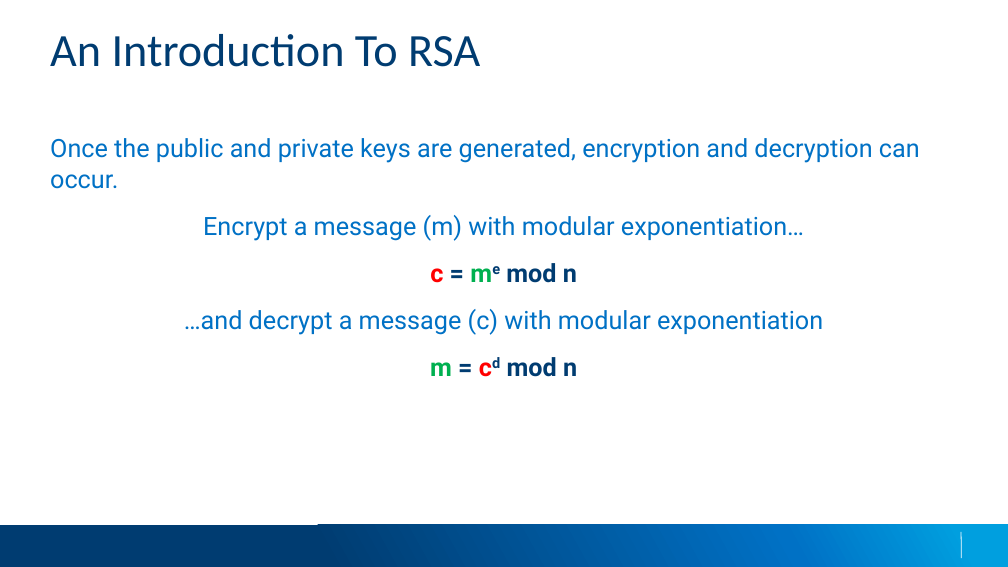
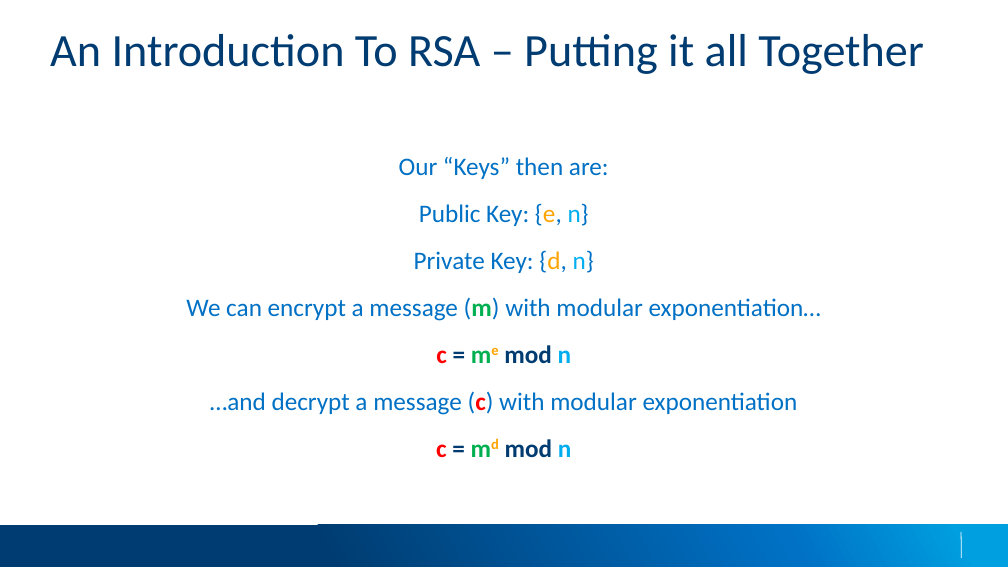
Before and after one commit to applesauce49/lincoln_high, a slide deck: slide 14 of presos/LincolnHighVisit-2023.pptx. Drawn at 1008x567 pixels with LibreOffice and Linux fonts; fonts in the diff are those of the drawing; background and template pictures are left out. Boxes give left, top, right and bottom in pixels: in the first picture for what was removed or moved away, otherwise in the second. Text is boxed around its words. In the diff, an @@ line names an element or a change of style, - is before the commit and + after.

```diff
--- a/presos/LincolnHighVisit-2023.pptx
+++ b/presos/LincolnHighVisit-2023.pptx
@@ title at (50, 34, 924, 74): text changed @@
-An Introduction To RSA
+An Introduction To RSA – Putting it all Together
@@ text "Our “Keys” then are:" at (186, 157, 821, 457): vertical alignment top to middle @@
@@ text at (186, 157, 821, 321): text changed; font Roboto to Calibri @@
-Once the public and private keys are generated, encryption and decryption can occur.
-Encrypt a message (m) with modular exponentiation…
+Our “Keys” then are:
+Public Key: {e, n}
+Private Key: {d, n}
+We can encrypt a message (m) with modular exponentiation…
@@ text at (210, 345, 798, 415): font Roboto to Calibri in "c = me mod n", "…and decrypt a message (c) with modular ..."; text colour #003C71 to #FFA300 in "me"; text colour #003C71 to #00AEEF in "n"; text colour #0071C5 to #FF0000, bold on in "(c)" @@
@@ text at (436, 439, 572, 457): text changed; font Roboto to Calibri @@
-  m = cd mod n
+  c = md mod n
```
Also in this commit, not shown: 27 other slides changed, 3 slides added.
